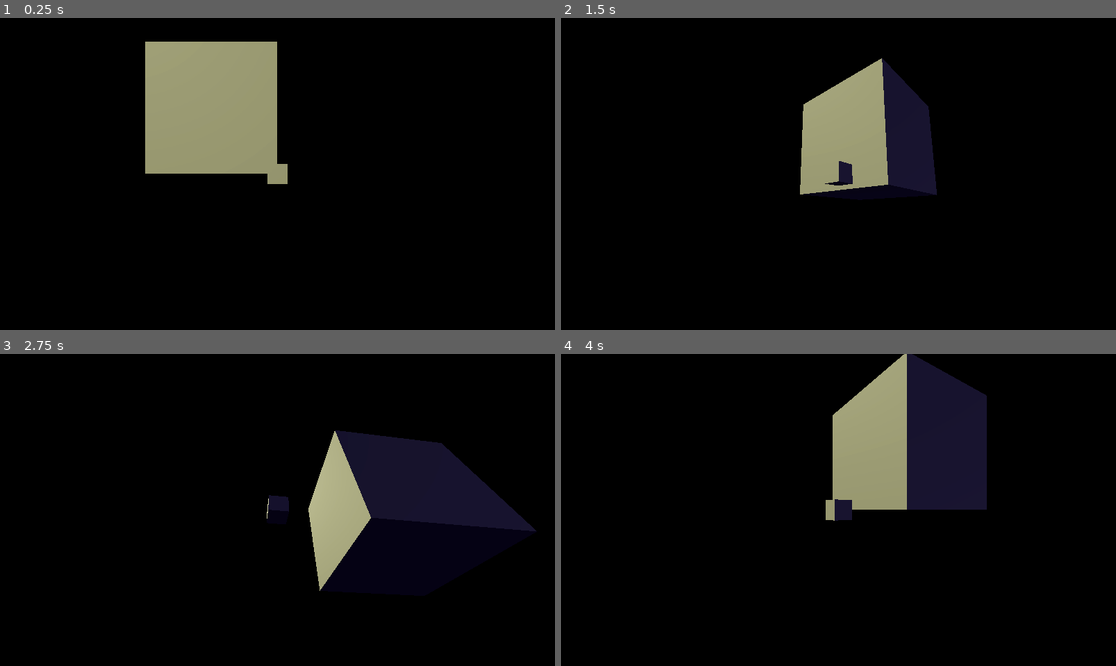
Above: before the commit, frames 1-4 (two rows, left to right).
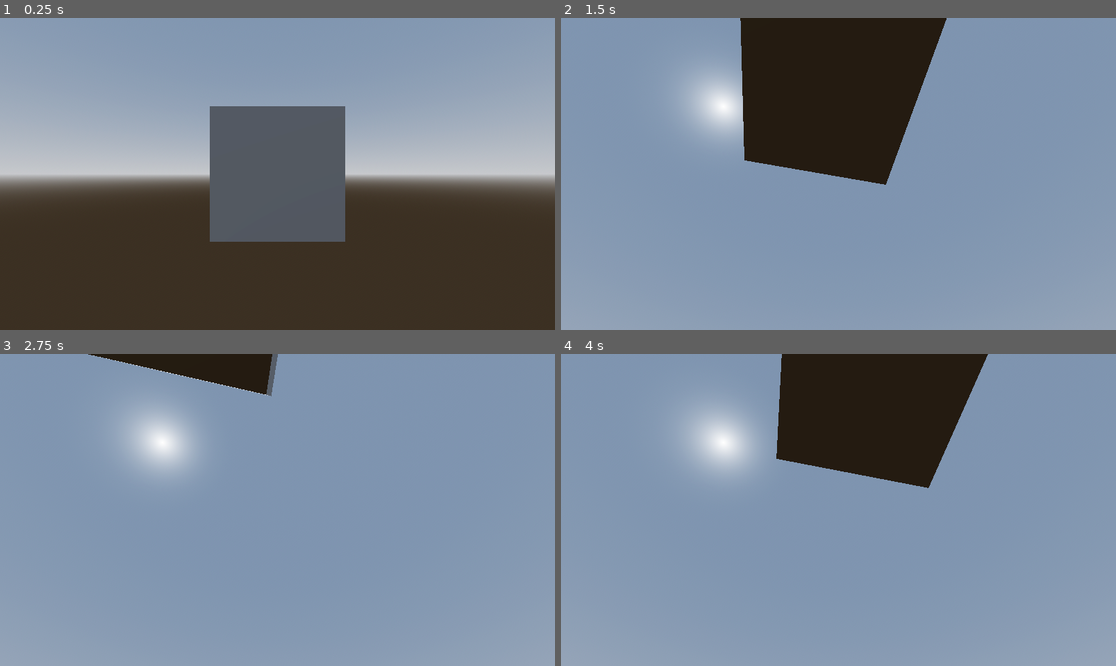
Above: after the commit, the same moments.

Repository: Nordtwig/tesseract
Game: Godot game, scene res://main.tscn
Two runs of this game, one before a commit and one after it. Both use one fixed random seed, a clock stepped at 60 frames per second and the inputs below.
Inputs (mouse positions are in pixels of both pictures, inside the frame that each line leads up to):
- Up to frame 1 (0.25 s): no input
- Up to frame 2 (1.5 s): tap Enter at 0.5 s; move the mouse to (960, 158) at 0.52 s; hold D (move_right) 0.53-1.28 s; hold Middle mouse button (rotate_camera, bound only after the co… 0.53-1.28 s; click (960, 158) at 0.67 s; tap Mouse wheel down (scroll_backward, bound only after the com… at 0.8, 1.35 s; move the mouse to (727, 189) at 1.27 s; hold S (move_down) from 1.28 s (still down); click (727, 189) at 1.42 s
- Up to frame 3 (2.75 s): tap Mouse wheel up (scroll_forward, bound only after the commit) at 1.55 s; move the mouse to (333, 441) at 2.02 s; release S (move_down) at 2.03 s; hold D (move_right) from 2.03 s (still down); hold Mouse wheel up (scroll_forward, bound only after the commit) from 2.03 s (still down); click (333, 441) at 2.17 s; tap Middle mouse button (rotate_camera, bound only after the co… at 2.3 s
- Up to frame 4 (4 s): move the mouse to (810, 572) at 2.77 s; release D (move_right) at 2.78 s; release Mouse wheel up (scroll_forward, bound only after the commit) at 2.78 s; hold W (move_up) 2.78-3.53 s; click (810, 572) at 2.85 s; tap Mouse wheel down (scroll_backward, bound only after the com… at 3.05 s; move the mouse to (1005, 556) at 3.52 s; hold A (move_left) from 3.53 s (still down); hold Middle mouse button (rotate_camera, bound only after the co… from 3.53 s (still down); click (1005, 556) at 3.67 s; tap Mouse wheel up (scroll_forward, bound only after the commit) at 3.8 s

The runs differ from the first frame. In frame 1, 100% of the frame differs, in the area x 0-100%, y 0-100%; in frame 2, 100%; in frame 3, 100%; in frame 4, 100%.

Commit message:
fix corrupted files and add true orbit mode

Diff:
--- a/CameraPole.gd
+++ /dev/null
@@ -1,12 +0,0 @@
-extends Node3D
-
-
-func _process(delta) -> void:
-	if Input.is_action_pressed("move_up"):
-		rotation.x -= 1.0 * delta
-	if Input.is_action_pressed("move_down"):
-		rotation.x += 1.0 * delta
-	if Input.is_action_pressed("move_left"):
-		rotation.y -= 1.0 * delta
-	if Input.is_action_pressed("move_right"):
-		rotation.y += 1.0 * delta
--- /dev/null
+++ b/camera_pole.gd
@@ -0,0 +1,14 @@
+extends Node3D
+
+func _process(delta) -> void:
+	if Input.is_action_pressed("rotate_camera"):
+		rotation.x += MouseInput.relative.y * delta
+		rotation.y += MouseInput.relative.x * delta
+	if Input.is_action_pressed("move_up"):
+		position.z -= 1.0 * delta
+	if Input.is_action_pressed("move_down"):
+		position.z += 1.0 * delta
+	if Input.is_action_pressed("move_left"):
+		position.x -= 1.0 * delta
+	if Input.is_action_pressed("move_right"):
+		position.x += 1.0 * delta
--- /dev/null
+++ b/camera_pole.tscn
@@ -0,0 +1,9 @@
+[gd_scene load_steps=2 format=3 uid="uid://7qsbaeufyvr2"]
+
+[ext_resource type="Script" path="res://camera_pole.gd" id="1_qgiit"]
+
+[node name="CameraPole" type="Node3D"]
+script = ExtResource("1_qgiit")
+
+[node name="Camera" type="Camera3D" parent="."]
+transform = Transform3D(1, 0, 0, 0, 1, 0, 0, 0, 1, 0, 0, 2)
--- a/main.tscn
+++ b/main.tscn
@@ -1,54 +1,34 @@
-[gd_scene load_steps=8 format=3 uid="uid://oithcfbsiy6s"]
+[gd_scene load_steps=6 format=3 uid="uid://bxvsa8i2rmqn0"]
 
-[ext_resource type="Script" path="res://main.gd" id="1_62ag1"]
-[ext_resource type="PackedScene" uid="uid://cweqxa3o5l63r" path="res://voxel.tscn" id="1_s4fis"]
-[ext_resource type="Script" path="res://CameraPole.gd" id="2_2hk0k"]
+[ext_resource type="PackedScene" uid="uid://7qsbaeufyvr2" path="res://camera_pole.tscn" id="1_1gd5m"]
 
-[sub_resource type="ProceduralSkyMaterial" id="ProceduralSkyMaterial_fe6ta"]
-sky_top_color = Color(0, 0, 0, 1)
-sky_horizon_color = Color(0.5, 0.5, 0.5, 1)
-ground_bottom_color = Color(0, 0, 0, 1)
-ground_horizon_color = Color(0.5, 0.5, 0.5, 1)
+[sub_resource type="ProceduralSkyMaterial" id="ProceduralSkyMaterial_jmut5"]
+sky_horizon_color = Color(0.64625, 0.65575, 0.67075, 1)
+ground_horizon_color = Color(0.64625, 0.65575, 0.67075, 1)
 
-[sub_resource type="Sky" id="Sky_6p13x"]
-sky_material = SubResource("ProceduralSkyMaterial_fe6ta")
+[sub_resource type="Sky" id="Sky_3ylho"]
+sky_material = SubResource("ProceduralSkyMaterial_jmut5")
 
-[sub_resource type="Environment" id="Environment_ckr32"]
-background_mode = 1
-sky = SubResource("Sky_6p13x")
+[sub_resource type="Environment" id="Environment_ne8b6"]
+background_mode = 2
+sky = SubResource("Sky_3ylho")
 tonemap_mode = 2
 glow_enabled = true
 
-[sub_resource type="BoxMesh" id="BoxMesh_5n2b6"]
+[sub_resource type="BoxMesh" id="BoxMesh_ncko1"]
 
-[node name="Main" type="Node3D" node_paths=PackedStringArray("camera")]
-script = ExtResource("1_62ag1")
-camera = NodePath("CameraPole/Camera")
+[node name="Main" type="Node3D"]
 
 [node name="Utils" type="Node" parent="."]
 
 [node name="DirectionalLight3D" type="DirectionalLight3D" parent="Utils"]
-transform = Transform3D(-0.320941, -0.802872, -0.502387, 0.482963, -0.595035, 0.642402, -0.814705, -0.0364615, 0.578729, 0, 10.2562, -5.697)
-light_color = Color(1, 1, 0.752941, 1)
-shadow_enabled = true
-
-[node name="DirectionalLight3D2" type="DirectionalLight3D" parent="Utils"]
-transform = Transform3D(0.618362, 0.165739, 0.768218, 0.55992, -0.778838, -0.282666, 0.551469, 0.604931, -0.574405, 0, -7.4591, -33.2319)
-light_color = Color(0.643137, 0.588235, 0.952941, 1)
-light_energy = 0.1
+transform = Transform3D(-0.866025, -0.433013, 0.25, 0, 0.5, 0.866025, -0.5, 0.75, -0.433013, 0, 0, 0)
 shadow_enabled = true
 
 [node name="WorldEnvironment" type="WorldEnvironment" parent="Utils"]
-environment = SubResource("Environment_ckr32")
+environment = SubResource("Environment_ne8b6")
 
-[node name="Cube" type="MeshInstance3D" parent="."]
-transform = Transform3D(1, 0, 0, 0, 1, 0, 0, 0, 1, -0.5, 0.5, -1)
-mesh = SubResource("BoxMesh_5n2b6")
+[node name="CameraPole" parent="." instance=ExtResource("1_1gd5m")]
 
-[node name="Voxel" parent="." instance=ExtResource("1_s4fis")]
-
-[node name="CameraPole" type="Marker3D" parent="."]
-script = ExtResource("2_2hk0k")
-
-[node name="Camera" type="Camera3D" parent="CameraPole"]
-transform = Transform3D(1, 0, 0, 0, 1, 0, 0, 0, 1, 0, 0, 1.033)
+[node name="MeshInstance3D" type="MeshInstance3D" parent="."]
+mesh = SubResource("BoxMesh_ncko1")
--- /dev/null
+++ b/mouse_input.gd
@@ -0,0 +1,36 @@
+extends Node
+
+var relative: Vector2
+var scroll_forward: int
+var scroll_backward: int
+
+var last_frame: float
+var last_mouse_move: float
+var last_scroll_forward: float
+var last_scroll_backward: float
+
+
+func _process(delta) -> void:
+	if last_mouse_move < last_frame:
+		relative = Vector2.ZERO
+
+	if last_scroll_forward < last_frame:
+		scroll_forward = 0
+
+	if last_scroll_forward < last_frame:
+		scroll_backward = 0
+
+	last_frame += delta
+
+
+func _input(event):
+	if event is InputEventMouseMotion:
+		last_mouse_move = last_frame
+		relative = event.relative
+	elif event is InputEventMouseButton:
+		if event.is_action_pressed("scroll_forward"):
+			last_scroll_forward = last_frame
+			scroll_forward = 1
+		if event.is_action_pressed("scroll_backward"):
+			last_scroll_backward = last_frame
+			scroll_backward = 1
--- a/project.godot
+++ b/project.godot
@@ -18,6 +18,7 @@
 [autoload]
 
 Game="*res://game.gd"
+MouseInput="*res://mouse_input.gd"
 
 [dotnet]
 
@@ -50,3 +51,18 @@
 "events": [Object(InputEventKey,"resource_local_to_scene":false,"resource_name":"","device":-1,"window_id":0,"alt_pressed":false,"shift_pressed":false,"ctrl_pressed":false,"meta_pressed":false,"pressed":false,"keycode":0,"physical_keycode":83,"key_label":0,"unicode":115,"echo":false,"script":null)
 ]
 }
+scroll_forward={
+"deadzone": 0.5,
+"events": [Object(InputEventMouseButton,"resource_local_to_scene":false,"resource_name":"","device":-1,"window_id":0,"alt_pressed":false,"shift_pressed":false,"ctrl_pressed":false,"meta_pressed":false,"button_mask":8,"position":Vector2(114, 23),"global_position":Vector2(118, 64),"factor":1.0,"button_index":4,"canceled":false,"pressed":true,"double_click":false,"script":null)
+]
+}
+scroll_backward={
+"deadzone": 0.5,
+"events": [Object(InputEventMouseButton,"resource_local_to_scene":false,"resource_name":"","device":-1,"window_id":0,"alt_pressed":false,"shift_pressed":false,"ctrl_pressed":false,"meta_pressed":false,"button_mask":16,"position":Vector2(53, 17),"global_position":Vector2(57, 58),"factor":1.0,"button_index":5,"canceled":false,"pressed":true,"double_click":false,"script":null)
+]
+}
+rotate_camera={
+"deadzone": 0.5,
+"events": [Object(InputEventMouseButton,"resource_local_to_scene":false,"resource_name":"","device":-1,"window_id":0,"alt_pressed":false,"shift_pressed":false,"ctrl_pressed":false,"meta_pressed":false,"button_mask":4,"position":Vector2(175, 11),"global_position":Vector2(179, 52),"factor":1.0,"button_index":3,"canceled":false,"pressed":true,"double_click":false,"script":null)
+]
+}
--- a/voxel.tscn
+++ /dev/null
@@ -1,39 +0,0 @@
-[gd_scene load_steps=4 format=3 uid="uid://cweqxa3o5l63r"]
-
-[ext_resource type="Script" path="res://voxel.gd" id="1_bjnku"]
-
-[sub_resource type="PlaneMesh" id="PlaneMesh_o8kl0"]
-
-[sub_resource type="ConvexPolygonShape3D" id="ConvexPolygonShape3D_v0511"]
-points = PackedVector3Array(-1, 0, -1, -1, 0, 1, 1, 0, -1, 1, 0, 1)
-
-[node name="Voxel" type="StaticBody3D"]
-script = ExtResource("1_bjnku")
-
-[node name="Top" type="MeshInstance3D" parent="."]
-transform = Transform3D(0.05, 0, 0, 0, 0.05, 0, 0, 0, 0.05, 0, 0.05, 0)
-mesh = SubResource("PlaneMesh_o8kl0")
-
-[node name="TopCollider" type="CollisionShape3D" parent="."]
-transform = Transform3D(0.05, 0, 0, 0, 0.05, 0, 0, 0, 0.05, 0, 0.05, 0)
-shape = SubResource("ConvexPolygonShape3D_v0511")
-
-[node name="Bottom" type="MeshInstance3D" parent="."]
-transform = Transform3D(0.05, 0, 0, 0, -0.05, 4.37114e-09, 0, -4.37114e-09, -0.05, 0, -0.05, 0)
-mesh = SubResource("PlaneMesh_o8kl0")
-
-[node name="Front" type="MeshInstance3D" parent="."]
-transform = Transform3D(0.05, 0, 0, 0, -2.18557e-09, -0.05, 0, 0.05, -2.18557e-09, 0, 0, 0.05)
-mesh = SubResource("PlaneMesh_o8kl0")
-
-[node name="Back" type="MeshInstance3D" parent="."]
-transform = Transform3D(0.05, 0, 0, 0, -2.18557e-09, 0.05, 0, -0.05, -2.18557e-09, 0, 0, -0.05)
-mesh = SubResource("PlaneMesh_o8kl0")
-
-[node name="Left" type="MeshInstance3D" parent="."]
-transform = Transform3D(-2.18557e-09, -0.05, 0, 0.05, -2.18557e-09, 0, 0, 0, 0.05, -0.05, 0, 0)
-mesh = SubResource("PlaneMesh_o8kl0")
-
-[node name="Right" type="MeshInstance3D" parent="."]
-transform = Transform3D(2.18557e-09, 0.05, -4.37114e-09, 0.05, -2.18557e-09, 0, -1.91069e-16, -4.37114e-09, -0.05, 0.05, 0, 0)
-mesh = SubResource("PlaneMesh_o8kl0")
